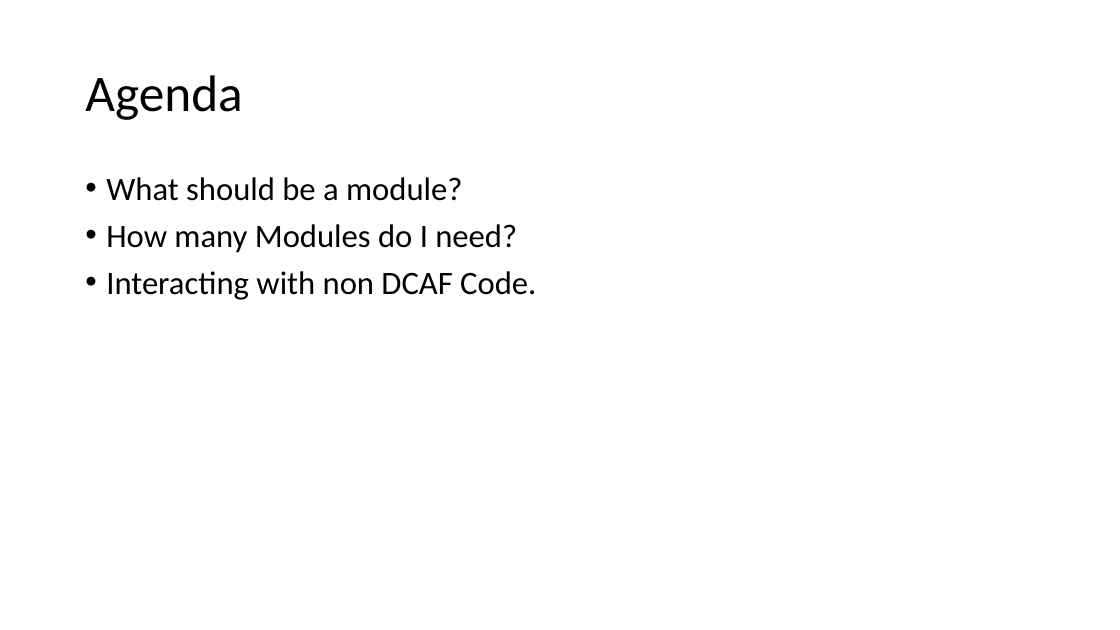
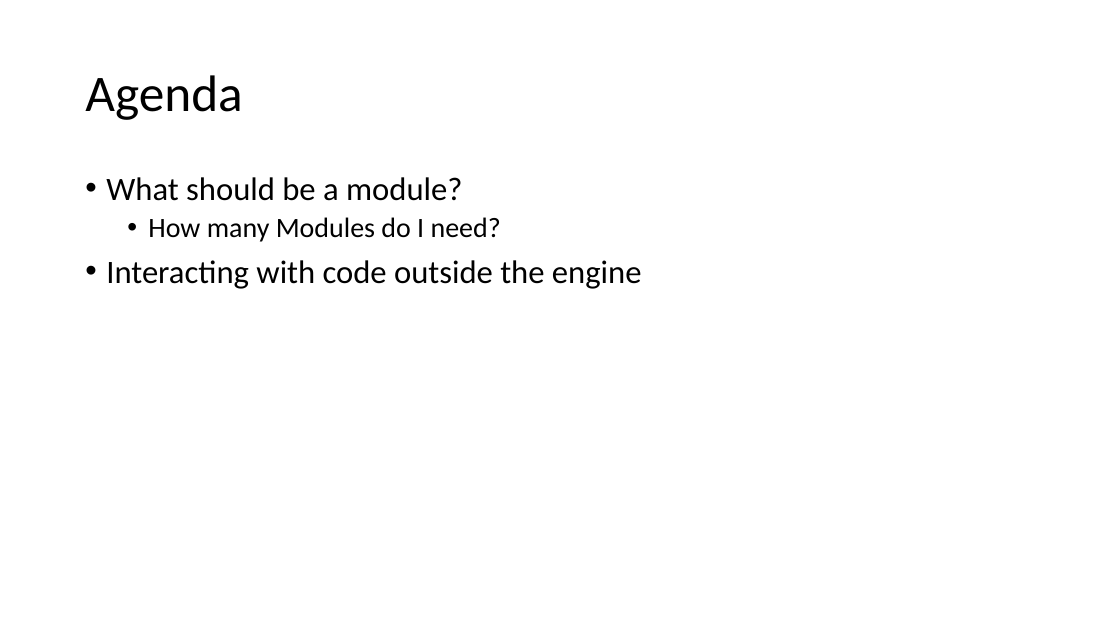
Before and after one commit to LabVIEW-DCAF/Documentation, a slide deck: slide 2 of Trunk/Getting Started Material/DCAF Training/4 Designing an application with DCAF.pptx. Drawn at 1120x630 pixels with LibreOffice and Linux fonts; fonts in the diff are those of the drawing. Boxes give left, top, right and bottom in pixels: in the first picture for what was removed or moved away, otherwise in the second. Text is boxed around its words. In the diff, an @@ line names an element or a change of style, - is before the commit and + after.

```diff
--- a/Trunk/Getting Started Material/DCAF Training/4 Designing an application with DCAF.pptx
+++ b/Trunk/Getting Started Material/DCAF Training/4 Designing an application with DCAF.pptx
@@ text at (148, 217, 501, 242): size 28 to 24 pt in "How many Modules do I need?"; list level 1 to 2 in "How many Modules do I ..." @@
@@ text at (106, 260, 642, 289): text changed @@
-• Interacting with non DCAF Code.
+• Interacting with code outside the engine
```
Also in this commit, not shown: 14 slides added, 1 slide removed.
